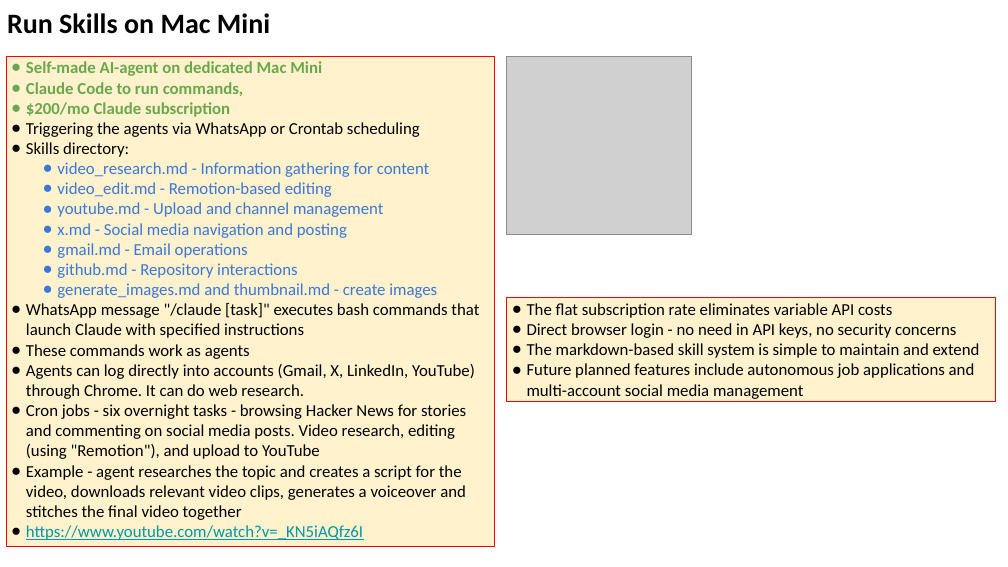
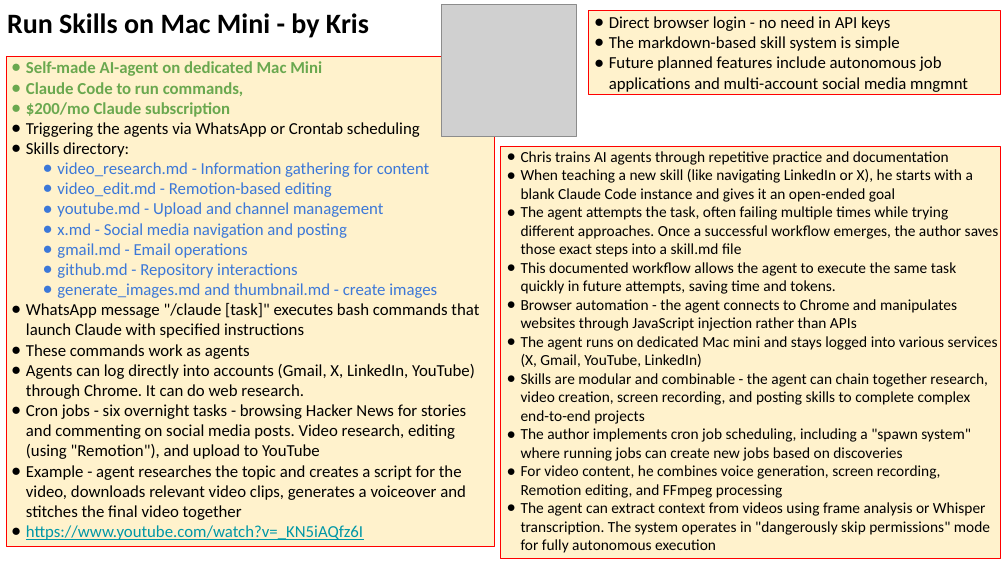
Before and after one commit to lselector/seminar, a slide deck: slide 14 of 2026/2026-02-13-AI-Updates.pptx (slide 10 before the commit). Drawn at 1008x567 pixels with LibreOffice and Linux fonts; fonts in the diff are those of the drawing; grey boxes stand for pictures. Boxes give left, top, right and bottom in pixels: in the first picture for what was removed or moved away, otherwise in the second. Text is boxed around its words. In the diff, an @@ line names an element or a change of style, - is before the commit and + after.

Commit message:
update

```diff
--- a/2026/2026-02-13-AI-Updates.pptx
+++ b/2026/2026-02-13-AI-Updates.pptx
@@ text at (7, 13, 369, 38): text changed @@
-Run Skills on Mac Mini
+Run Skills on Mac Mini - by Kris
@@ picture added at (442, 5, 578, 136) @@
@@ rectangle "Direct browser login - no ...": place and size @@
-rectangle "Direct browser login - no ..." at (507, 297, 996, 401)
+rectangle "Direct browser login - no ..." at (589, 11, 1000, 95)
@@ text in rectangle at (609, 16, 968, 92): text changed @@
-● The flat subscription rate eliminates variable API costs
-● Direct browser login - no need in API keys, no security concerns
-● The markdown-based skill system is simple to maintain and extend
-● Future planned features include autonomous job applications and multi-account social media management
+● Direct browser login - no need in API keys
+● The markdown-based skill system is simple
+● Future planned features include autonomous job applications and multi-account social media mngmnt
@@ picture removed at (507, 56, 691, 235) @@
@@ rectangle added at (501, 146, 1001, 558), fill #FFF2CC, outline #FF0000 0.75 pt, 11 pt, text #000000 @@
+● Chris trains AI agents through repetitive practice and documentation
+● When teaching a new skill (like navigating LinkedIn or X), he starts with a blank Claude Code instance and gives it an open-ended goal
+● The agent attempts the task, often failing multiple times while trying different approaches. Once a successful workflow emerges, the author saves those exact steps into a skill.md file
+● This documented workflow allows the agent to execute the same task quickly in future attempts, saving time and tokens.
+● Browser automation - the agent connects to Chrome and manipulates websites through JavaScript injection rather than APIs
+● The agent runs on dedicated Mac mini and stays logged into various services (X, Gmail, YouTube, LinkedIn)
+● Skills are modular and combinable - the agent can chain together research, video creation, screen recording, and posting skills to complete complex end-to-end projects
+● The author implements cron job scheduling, including a "spawn system" where running jobs can create new jobs based on discoveries
+● For video content, he combines voice generation, screen recording, Remotion editing, and FFmpeg processing
+● The agent can extract context from videos using frame analysis or Whisper transcription. The system operates in "dangerously skip permissions" mode for fully autonomous execution
```
Also in this commit, not shown: 13 other slides changed, 13 slides added, 3 slides removed.
